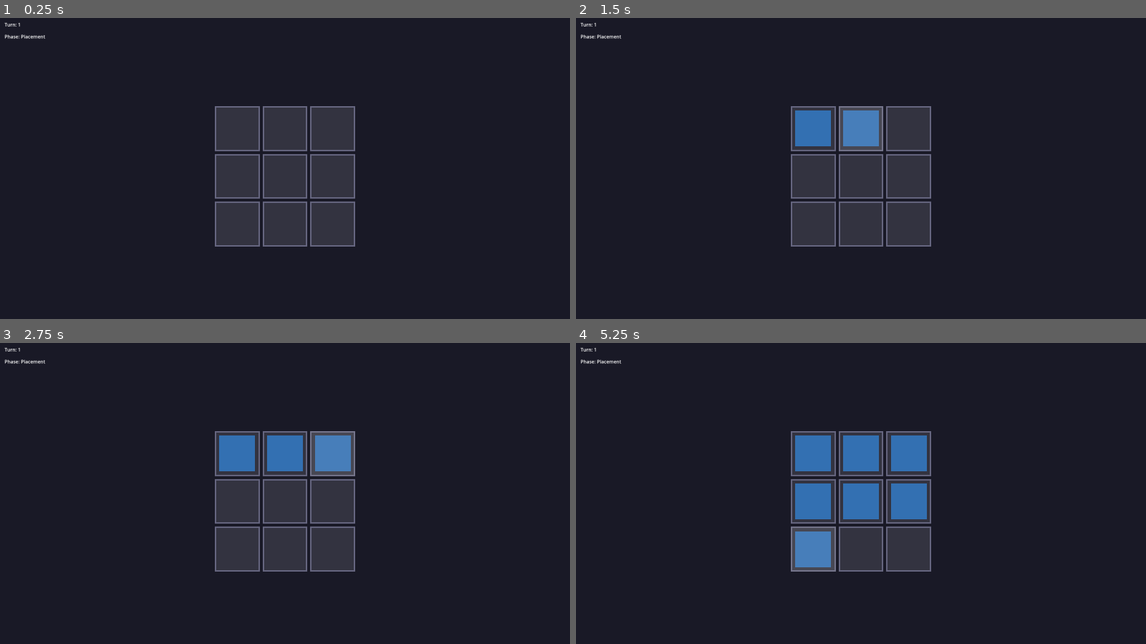
Above: before the commit, frames 1-4 (two rows, left to right).
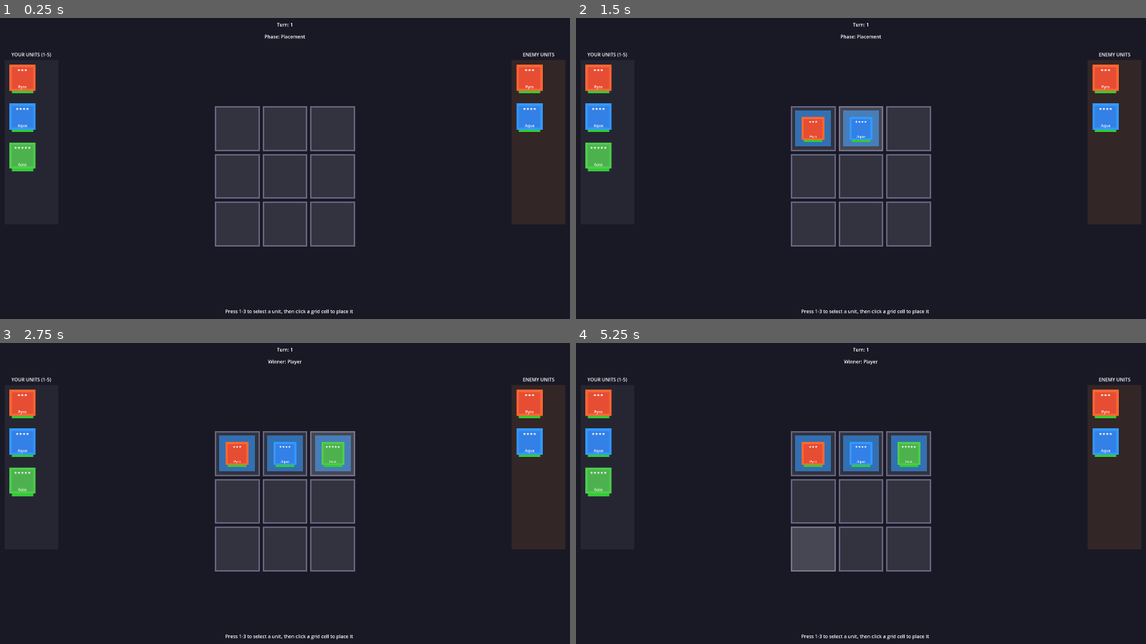
Above: after the commit, the same moments.

Repository: parrisgamedev-rgb/gacha-autobattler
Game: Godot game, scene res://scenes/battle/battle.tscn
Same seed, same stepped clock (60 frames per second), same inputs: the game is played once before the commit and once after it.
Inputs (mouse positions are in pixels of both pictures, inside the frame that each line leads up to):
- Up to frame 1 (0.25 s): no input
- Up to frame 2 (1.5 s): tap A at 0.5, 1.25 s; move the mouse to (815, 129) at 0.52 s; tap 1 at 0.6 s; click (815, 129) at 0.67 s; tap 2 at 0.8, 1.35 s; move the mouse to (861, 129) at 1.27 s; click (861, 129) at 1.42 s
- Up to frame 3 (2.75 s): tap 3 at 1.55, 2.1 s; tap A at 2 s; move the mouse to (330, 454) at 2.02 s; click (330, 454) at 2.17 s; tap 4 at 2.3 s
- Up to frame 4 (5.25 s): tap A at 2.75, 3.5, 4.25 s; move the mouse to (815, 502) at 2.77 s; tap 4 at 2.85 s; click (815, 502) at 2.92 s; tap 5 at 3.05, 3.6 s; move the mouse to (861, 502) at 3.52 s; click (861, 502) at 3.67 s; tap 1 at 3.8, 4.35 s; tap Escape at 4.15 s; move the mouse to (906, 502) at 4.27 s; click (906, 502) at 4.42 s; tap 2 at 4.55, 5.1 s; move the mouse to (815, 547) at 5.02 s; click (815, 547) at 5.17 s

The runs differ from the first frame. In frame 1, 6.8% of the frame differs, in the area x 0-100%, y 1-99%; in frame 2, 7.5%; in frame 3, 7.8%; in frame 4, 11%.

Commit message:
Add unit system with placement on grid
- UnitData resource for stats, element, abilities
- UnitInstance for battle state (HP, cooldown, position)
- UnitDisplay visual with element ring, stars, HP bar
- Player/enemy roster panels
- Keyboard unit selection (1-5 keys)
- Place units on grid by clicking cells
- Sample units: Pyro (fire), Aqua (water), Gaia (nature)

Co-Authored-By: Claude Opus 4.5 <noreply@anthropic.com>

Diff:
--- /dev/null
+++ b/gacha-autobattler/resources/units/fire_warrior.tres
@@ -0,0 +1,16 @@
+[gd_resource type="Resource" script_class="UnitData" load_steps=2 format=3 uid="uid://c7xm3k8n2p4ry"]
+
+[ext_resource type="Script" path="res://scripts/data/unit_data.gd" id="1_script"]
+
+[resource]
+script = ExtResource("1_script")
+unit_name = "Pyro"
+unit_id = "fire_warrior_001"
+star_rating = 3
+element = "fire"
+max_hp = 100
+attack = 25
+defense = 10
+speed = 12
+ability_ids = Array[String](["basic_attack", "fire_slash", "flame_guard"])
+portrait_color = Color(0.9, 0.3, 0.2, 1)
--- /dev/null
+++ b/gacha-autobattler/resources/units/nature_tank.tres
@@ -0,0 +1,16 @@
+[gd_resource type="Resource" script_class="UnitData" load_steps=2 format=3 uid="uid://d8zp6n3k9q5ty"]
+
+[ext_resource type="Script" path="res://scripts/data/unit_data.gd" id="1_script"]
+
+[resource]
+script = ExtResource("1_script")
+unit_name = "Gaia"
+unit_id = "nature_tank_001"
+star_rating = 5
+element = "nature"
+max_hp = 150
+attack = 18
+defense = 20
+speed = 8
+ability_ids = Array[String](["basic_attack", "vine_whip", "earth_wall"])
+portrait_color = Color(0.3, 0.7, 0.3, 1)
--- /dev/null
+++ b/gacha-autobattler/resources/units/water_mage.tres
@@ -0,0 +1,16 @@
+[gd_resource type="Resource" script_class="UnitData" load_steps=2 format=3 uid="uid://b4yn5m2k8p7wx"]
+
+[ext_resource type="Script" path="res://scripts/data/unit_data.gd" id="1_script"]
+
+[resource]
+script = ExtResource("1_script")
+unit_name = "Aqua"
+unit_id = "water_mage_001"
+star_rating = 4
+element = "water"
+max_hp = 85
+attack = 30
+defense = 8
+speed = 14
+ability_ids = Array[String](["basic_attack", "tidal_wave", "ice_shield"])
+portrait_color = Color(0.2, 0.5, 0.9, 1)
--- a/gacha-autobattler/scenes/battle/battle.tscn
+++ b/gacha-autobattler/scenes/battle/battle.tscn
@@ -18,16 +18,67 @@
 
 [node name="TurnLabel" type="Label" parent="UI"]
 mouse_filter = 2
-offset_left = 20.0
+offset_left = 860.0
 offset_top = 20.0
-offset_right = 300.0
+offset_right = 1060.0
 offset_bottom = 60.0
+horizontal_alignment = 1
 text = "Turn: 1"
 
 [node name="PhaseLabel" type="Label" parent="UI"]
 mouse_filter = 2
+offset_left = 860.0
+offset_top = 60.0
+offset_right = 1060.0
+offset_bottom = 100.0
+horizontal_alignment = 1
+text = "Phase: Placement"
+
+[node name="PlayerRosterBG" type="ColorRect" parent="UI"]
+mouse_filter = 2
 offset_left = 20.0
-offset_top = 60.0
-offset_right = 300.0
-offset_bottom = 100.0
-text = "Phase: Placement"
+offset_top = 150.0
+offset_right = 200.0
+offset_bottom = 700.0
+color = Color(0.15, 0.15, 0.2, 1)
+
+[node name="PlayerRosterLabel" type="Label" parent="UI"]
+mouse_filter = 2
+offset_left = 20.0
+offset_top = 120.0
+offset_right = 200.0
+offset_bottom = 150.0
+horizontal_alignment = 1
+text = "YOUR UNITS (1-5)"
+
+[node name="PlayerRoster" type="Node2D" parent="UI"]
+position = Vector2(20, 150)
+
+[node name="EnemyRosterBG" type="ColorRect" parent="UI"]
+mouse_filter = 2
+offset_left = 1720.0
+offset_top = 150.0
+offset_right = 1900.0
+offset_bottom = 700.0
+color = Color(0.2, 0.15, 0.15, 1)
+
+[node name="EnemyRosterLabel" type="Label" parent="UI"]
+mouse_filter = 2
+offset_left = 1720.0
+offset_top = 120.0
+offset_right = 1900.0
+offset_bottom = 150.0
+horizontal_alignment = 1
+text = "ENEMY UNITS"
+
+[node name="EnemyRoster" type="Node2D" parent="UI"]
+position = Vector2(1720, 150)
+
+[node name="Instructions" type="Label" parent="UI"]
+mouse_filter = 2
+offset_left = 760.0
+offset_top = 980.0
+offset_right = 1160.0
+offset_bottom = 1060.0
+horizontal_alignment = 1
+text = "Press 1-3 to select a unit, then click a grid cell to place it"
--- /dev/null
+++ b/gacha-autobattler/scenes/battle/unit_display.tscn
@@ -0,0 +1,101 @@
+[gd_scene load_steps=2 format=3 uid="uid://d2kram4n7p3wy"]
+
+[ext_resource type="Script" path="res://scripts/battle/unit_display.gd" id="1_unit"]
+
+[node name="UnitDisplay" type="Node2D"]
+script = ExtResource("1_unit")
+
+[node name="Body" type="ColorRect" parent="."]
+mouse_filter = 2
+offset_left = -50.0
+offset_top = -50.0
+offset_right = 50.0
+offset_bottom = 50.0
+color = Color(0.5, 0.5, 0.5, 1)
+
+[node name="ElementRing" type="ColorRect" parent="."]
+mouse_filter = 2
+offset_left = -55.0
+offset_top = -55.0
+offset_right = 55.0
+offset_bottom = -45.0
+color = Color(1, 0.4, 0.2, 1)
+
+[node name="ElementRing2" type="ColorRect" parent="."]
+mouse_filter = 2
+offset_left = -55.0
+offset_top = 45.0
+offset_right = 55.0
+offset_bottom = 55.0
+color = Color(1, 0.4, 0.2, 1)
+
+[node name="ElementRing3" type="ColorRect" parent="."]
+mouse_filter = 2
+offset_left = -55.0
+offset_top = -55.0
+offset_right = -45.0
+offset_bottom = 55.0
+color = Color(1, 0.4, 0.2, 1)
+
+[node name="ElementRing4" type="ColorRect" parent="."]
+mouse_filter = 2
+offset_left = 45.0
+offset_top = -55.0
+offset_right = 55.0
+offset_bottom = 55.0
+color = Color(1, 0.4, 0.2, 1)
+
+[node name="StarLabel" type="Label" parent="."]
+mouse_filter = 2
+offset_left = -50.0
+offset_top = -45.0
+offset_right = 50.0
+offset_bottom = -25.0
+horizontal_alignment = 1
+vertical_alignment = 1
+text = "★★★"
+
+[node name="NameLabel" type="Label" parent="."]
+mouse_filter = 2
+offset_left = -50.0
+offset_top = 25.0
+offset_right = 50.0
+offset_bottom = 50.0
+horizontal_alignment = 1
+vertical_alignment = 1
+text = "Unit"
+
+[node name="HPBar" type="ColorRect" parent="."]
+mouse_filter = 2
+offset_left = -45.0
+offset_top = 55.0
+offset_right = 45.0
+offset_bottom = 65.0
+color = Color(0.2, 0.2, 0.2, 1)
+
+[node name="HPFill" type="ColorRect" parent="HPBar"]
+mouse_filter = 2
+offset_left = 0.0
+offset_top = 0.0
+offset_right = 90.0
+offset_bottom = 10.0
+color = Color(0.2, 0.8, 0.2, 1)
+
+[node name="CooldownOverlay" type="ColorRect" parent="."]
+visible = false
+mouse_filter = 2
+offset_left = -50.0
+offset_top = -50.0
+offset_right = 50.0
+offset_bottom = 50.0
+color = Color(0, 0, 0, 0.6)
+
+[node name="CooldownLabel" type="Label" parent="CooldownOverlay"]
+mouse_filter = 2
+offset_left = 0.0
+offset_top = 30.0
+offset_right = 100.0
+offset_bottom = 70.0
+horizontal_alignment = 1
+vertical_alignment = 1
+text = "CD"
--- a/gacha-autobattler/scripts/battle/battle.gd
+++ b/gacha-autobattler/scripts/battle/battle.gd
@@ -11,23 +11,39 @@
 @onready var grid_container = $GridContainer
 @onready var turn_label = $UI/TurnLabel
 @onready var phase_label = $UI/PhaseLabel
+@onready var player_roster = $UI/PlayerRoster
+@onready var enemy_roster = $UI/EnemyRoster
 
 # Game state
 var current_turn: int = 1
 var grid_cells: Array = []  # 2D array of cell references
 var grid_ownership: Array = []  # 2D array: 0 = empty, 1 = player, 2 = enemy
-
-# Preload the grid cell scene
+var grid_units: Array = []  # 2D array: UnitInstance or null
+
+# Unit management
+var player_units: Array[UnitInstance] = []
+var enemy_units: Array[UnitInstance] = []
+var selected_unit: UnitInstance = null
+
+# Preload scenes
 var GridCellScene = preload("res://scenes/battle/grid_cell.tscn")
+var UnitDisplayScene = preload("res://scenes/battle/unit_display.tscn")
+
+# Unit display references on grid
+var grid_unit_displays: Array = []  # 2D array of UnitDisplay nodes
 
 func _ready():
 	_create_grid()
+	_load_test_units()
+	_create_roster_displays()
 	_update_ui()
 
 func _create_grid():
-	# Initialize the ownership array
+	# Initialize arrays
 	grid_ownership = []
 	grid_cells = []
+	grid_units = []
+	grid_unit_displays = []
 
 	# Calculate offset to center the grid
 	var grid_total_size = (CELL_SIZE * GRID_SIZE) + (CELL_GAP * (GRID_SIZE - 1))
@@ -36,6 +52,8 @@
 	for row in range(GRID_SIZE):
 		var cell_row = []
 		var ownership_row = []
+		var unit_row = []
+		var display_row = []
 
 		for col in range(GRID_SIZE):
 			# Create cell instance
@@ -52,23 +70,105 @@
 			cell.cell_clicked.connect(_on_cell_clicked)
 
 			cell_row.append(cell)
-			ownership_row.append(0)  # 0 = empty
+			ownership_row.append(0)
+			unit_row.append(null)
+			display_row.append(null)
 
 		grid_cells.append(cell_row)
 		grid_ownership.append(ownership_row)
+		grid_units.append(unit_row)
+		grid_unit_displays.append(display_row)
+
+func _load_test_units():
+	# Load sample units for testing
+	var fire_data = load("res://resources/units/fire_warrior.tres") as UnitData
+	var water_data = load("res://resources/units/water_mage.tres") as UnitData
+	var nature_data = load("res://resources/units/nature_tank.tres") as UnitData
+
+	# Create player units
+	if fire_data:
+		var unit = UnitInstance.new(fire_data, 1)
+		player_units.append(unit)
+
+	if water_data:
+		var unit = UnitInstance.new(water_data, 1)
+		player_units.append(unit)
+
+	if nature_data:
+		var unit = UnitInstance.new(nature_data, 1)
+		player_units.append(unit)
+
+	# Create enemy units (same units for testing)
+	if fire_data:
+		var unit = UnitInstance.new(fire_data, 2)
+		enemy_units.append(unit)
+
+	if water_data:
+		var unit = UnitInstance.new(water_data, 2)
+		enemy_units.append(unit)
+
+func _create_roster_displays():
+	# Create unit displays in the roster panels
+	var y_offset = 0
+	for unit in player_units:
+		var display = UnitDisplayScene.instantiate()
+		player_roster.add_child(display)
+		display.position = Vector2(60, 60 + y_offset)
+		display.setup(unit)
+		display.scale = Vector2(0.8, 0.8)
+
+		# Make clickable (we'll add this functionality)
+		y_offset += 130
+
+	y_offset = 0
+	for unit in enemy_units:
+		var display = UnitDisplayScene.instantiate()
+		enemy_roster.add_child(display)
+		display.position = Vector2(60, 60 + y_offset)
+		display.setup(unit)
+		display.scale = Vector2(0.8, 0.8)
+		y_offset += 130
 
 func _on_cell_clicked(row: int, col: int):
 	print("Cell clicked: row ", row, ", col ", col)
 
-	# For now, just toggle ownership to test
-	var current = grid_ownership[row][col]
-	var new_ownership = (current + 1) % 3  # Cycle: 0 -> 1 -> 2 -> 0
-	grid_ownership[row][col] = new_ownership
-	grid_cells[row][col].set_ownership(new_ownership)
-
-	# Check for win condition
+	# If we have a selected unit and the cell is empty, place it
+	if selected_unit and grid_units[row][col] == null:
+		_place_unit_on_grid(selected_unit, row, col)
+		selected_unit = null
+		_update_roster_selection()
+	# If cell has a unit, select it (for future: moving units)
+	elif grid_units[row][col] != null:
+		print("Cell has unit: ", grid_units[row][col].unit_data.unit_name)
+
+func _place_unit_on_grid(unit: UnitInstance, row: int, col: int):
+	# Update unit position
+	unit.place_on_grid(row, col)
+
+	# Update grid state
+	grid_units[row][col] = unit
+	grid_ownership[row][col] = unit.owner
+	grid_cells[row][col].set_ownership(unit.owner)
+
+	# Create visual display
+	var display = UnitDisplayScene.instantiate()
+	grid_container.add_child(display)
+
+	# Position at cell
+	var grid_total_size = (CELL_SIZE * GRID_SIZE) + (CELL_GAP * (GRID_SIZE - 1))
+	var offset = -grid_total_size / 2
+	var x = offset + (col * (CELL_SIZE + CELL_GAP)) + CELL_SIZE / 2
+	var y = offset + (row * (CELL_SIZE + CELL_GAP)) + CELL_SIZE / 2
+	display.position = Vector2(x, y)
+	display.scale = Vector2(0.7, 0.7)
+	display.setup(unit)
+
+	grid_unit_displays[row][col] = display
+
+	# Check win condition
 	var winner = _check_win_condition()
 	if winner > 0:
+		phase_label.text = "Winner: " + ("Player" if winner == 1 else "Enemy")
 		print("Winner: ", "Player" if winner == 1 else "Enemy")
 
 func _check_win_condition() -> int:
@@ -88,7 +188,7 @@
 	if _check_line(grid_ownership[0][2], grid_ownership[1][1], grid_ownership[2][0]):
 		return grid_ownership[0][2]
 
-	return 0  # No winner yet
+	return 0
 
 func _check_line(a: int, b: int, c: int) -> bool:
 	return a != 0 and a == b and b == c
@@ -96,3 +196,41 @@
 func _update_ui():
 	turn_label.text = "Turn: " + str(current_turn)
 	phase_label.text = "Phase: Placement"
+
+func _update_roster_selection():
+	# Update visual selection state in roster
+	pass
+
+func _input(event):
+	# Number keys to select units from roster
+	if event is InputEventKey and event.pressed:
+		match event.keycode:
+			KEY_1:
+				if player_units.size() > 0:
+					_select_unit(player_units[0])
+			KEY_2:
+				if player_units.size() > 1:
+					_select_unit(player_units[1])
+			KEY_3:
+				if player_units.size() > 2:
+					_select_unit(player_units[2])
+			KEY_4:
+				if player_units.size() > 3:
+					_select_unit(player_units[3])
+			KEY_5:
+				if player_units.size() > 4:
+					_select_unit(player_units[4])
+			KEY_ESCAPE:
+				selected_unit = null
+				_update_roster_selection()
+				print("Deselected unit")
+
+func _select_unit(unit: UnitInstance):
+	if unit.can_act() and not unit.is_placed():
+		selected_unit = unit
+		print("Selected unit: ", unit.unit_data.unit_name)
+	else:
+		if unit.is_placed():
+			print("Unit already placed on grid")
+		elif not unit.can_act():
+			print("Unit cannot act (on cooldown)")
--- /dev/null
+++ b/gacha-autobattler/scripts/battle/unit_display.gd
@@ -0,0 +1,63 @@
+extends Node2D
+## Visual representation of a unit on the battle grid
+
+var unit_instance: UnitInstance
+
+# Visual references
+@onready var body = $Body
+@onready var element_rings = [$ElementRing, $ElementRing2, $ElementRing3, $ElementRing4]
+@onready var star_label = $StarLabel
+@onready var name_label = $NameLabel
+@onready var hp_bar = $HPBar
+@onready var hp_fill = $HPBar/HPFill
+@onready var cooldown_overlay = $CooldownOverlay
+
+func setup(instance: UnitInstance):
+	unit_instance = instance
+
+	if unit_instance and unit_instance.unit_data:
+		var data = unit_instance.unit_data
+
+		# Set name
+		name_label.text = data.unit_name
+
+		# Set stars
+		star_label.text = "★".repeat(data.star_rating)
+
+		# Set element color on ring
+		var element_color = data.get_element_color()
+		for ring in element_rings:
+			ring.color = element_color
+
+		# Set body color (placeholder - would be portrait later)
+		body.color = data.portrait_color
+
+		# Update HP bar
+		update_hp_display()
+
+		# Update cooldown
+		update_cooldown_display()
+
+func update_hp_display():
+	if unit_instance and unit_instance.unit_data:
+		var hp_percent = float(unit_instance.current_hp) / float(unit_instance.unit_data.max_hp)
+		hp_fill.offset_right = 90.0 * hp_percent
+
+		# Change color based on HP
+		if hp_percent > 0.5:
+			hp_fill.color = Color(0.2, 0.8, 0.2)  # Green
+		elif hp_percent > 0.25:
+			hp_fill.color = Color(0.8, 0.8, 0.2)  # Yellow
+		else:
+			hp_fill.color = Color(0.8, 0.2, 0.2)  # Red
+
+func update_cooldown_display():
+	if unit_instance:
+		cooldown_overlay.visible = unit_instance.is_on_cooldown
+
+func set_selected(selected: bool):
+	# Visual feedback when unit is selected
+	if selected:
+		modulate = Color(1.2, 1.2, 1.2)  # Brighten
+	else:
+		modulate = Color(1.0, 1.0, 1.0)  # Normal
--- /dev/null
+++ b/gacha-autobattler/scripts/battle/unit_instance.gd
@@ -0,0 +1,59 @@
+extends Resource
+class_name UnitInstance
+## An instance of a unit in battle with current state
+
+# Reference to base data
+var unit_data: UnitData
+
+# Current battle state
+var current_hp: int = 100
+var is_on_cooldown: bool = false
+var cooldown_turns_remaining: int = 0
+
+# Position on grid (-1, -1 means not placed)
+var grid_row: int = -1
+var grid_col: int = -1
+
+# Owner: 1 = player, 2 = enemy
+var owner: int = 1
+
+func _init(data: UnitData = null, unit_owner: int = 1):
+	if data:
+		unit_data = data
+		current_hp = data.max_hp
+	owner = unit_owner
+
+func is_alive() -> bool:
+	return current_hp > 0
+
+func is_placed() -> bool:
+	return grid_row >= 0 and grid_col >= 0
+
+func can_act() -> bool:
+	return is_alive() and not is_on_cooldown
+
+func place_on_grid(row: int, col: int):
+	grid_row = row
+	grid_col = col
+
+func remove_from_grid():
+	grid_row = -1
+	grid_col = -1
+
+func start_cooldown():
+	is_on_cooldown = true
+	cooldown_turns_remaining = 1
+
+func process_turn_end():
+	if is_on_cooldown:
+		cooldown_turns_remaining -= 1
+		if cooldown_turns_remaining <= 0:
+			is_on_cooldown = false
+			cooldown_turns_remaining = 0
+
+func take_damage(amount: int):
+	current_hp = max(0, current_hp - amount)
+
+func heal(amount: int):
+	if unit_data:
+		current_hp = min(unit_data.max_hp, current_hp + amount)
--- /dev/null
+++ b/gacha-autobattler/scripts/data/unit_data.gd
@@ -0,0 +1,69 @@
+extends Resource
+class_name UnitData
+## Data container for a unit's stats and info
+
+# Basic info
+@export var unit_name: String = "Unit"
+@export var unit_id: String = "unit_001"
+@export var star_rating: int = 3  # 3, 4, or 5 star base
+
+# Element: fire, water, nature, dark, light
+@export var element: String = "fire"
+
+# Base stats
+@export var max_hp: int = 100
+@export var attack: int = 20
+@export var defense: int = 10
+@export var speed: int = 10
+
+# Abilities (references to ability data)
+@export var ability_ids: Array[String] = []
+
+# Visual
+@export var portrait_color: Color = Color.WHITE  # Placeholder until we have art
+
+# Get element color for UI display
+func get_element_color() -> Color:
+	match element:
+		"fire":
+			return Color(1.0, 0.4, 0.2)  # Orange-red
+		"water":
+			return Color(0.2, 0.6, 1.0)  # Blue
+		"nature":
+			return Color(0.3, 0.8, 0.3)  # Green
+		"dark":
+			return Color(0.5, 0.2, 0.7)  # Purple
+		"light":
+			return Color(1.0, 0.95, 0.5)  # Yellow
+		_:
+			return Color.WHITE
+
+# Get element advantage: returns 1.0 (neutral), 1.3 (advantage), 0.7 (disadvantage)
+func get_element_multiplier(defender_element: String) -> float:
+	# Fire > Nature > Water > Fire
+	# Dark <-> Light (mutual advantage)
+
+	match element:
+		"fire":
+			if defender_element == "nature":
+				return 1.3
+			elif defender_element == "water":
+				return 0.7
+		"water":
+			if defender_element == "fire":
+				return 1.3
+			elif defender_element == "nature":
+				return 0.7
+		"nature":
+			if defender_element == "water":
+				return 1.3
+			elif defender_element == "fire":
+				return 0.7
+		"dark":
+			if defender_element == "light":
+				return 1.3
+		"light":
+			if defender_element == "dark":
+				return 1.3
+
+	return 1.0
Not shown, added: gacha-autobattler/scripts/battle/unit_display.gd.uid
Not shown, added: gacha-autobattler/scripts/battle/unit_instance.gd.uid
Not shown, added: gacha-autobattler/scripts/data/unit_data.gd.uid
